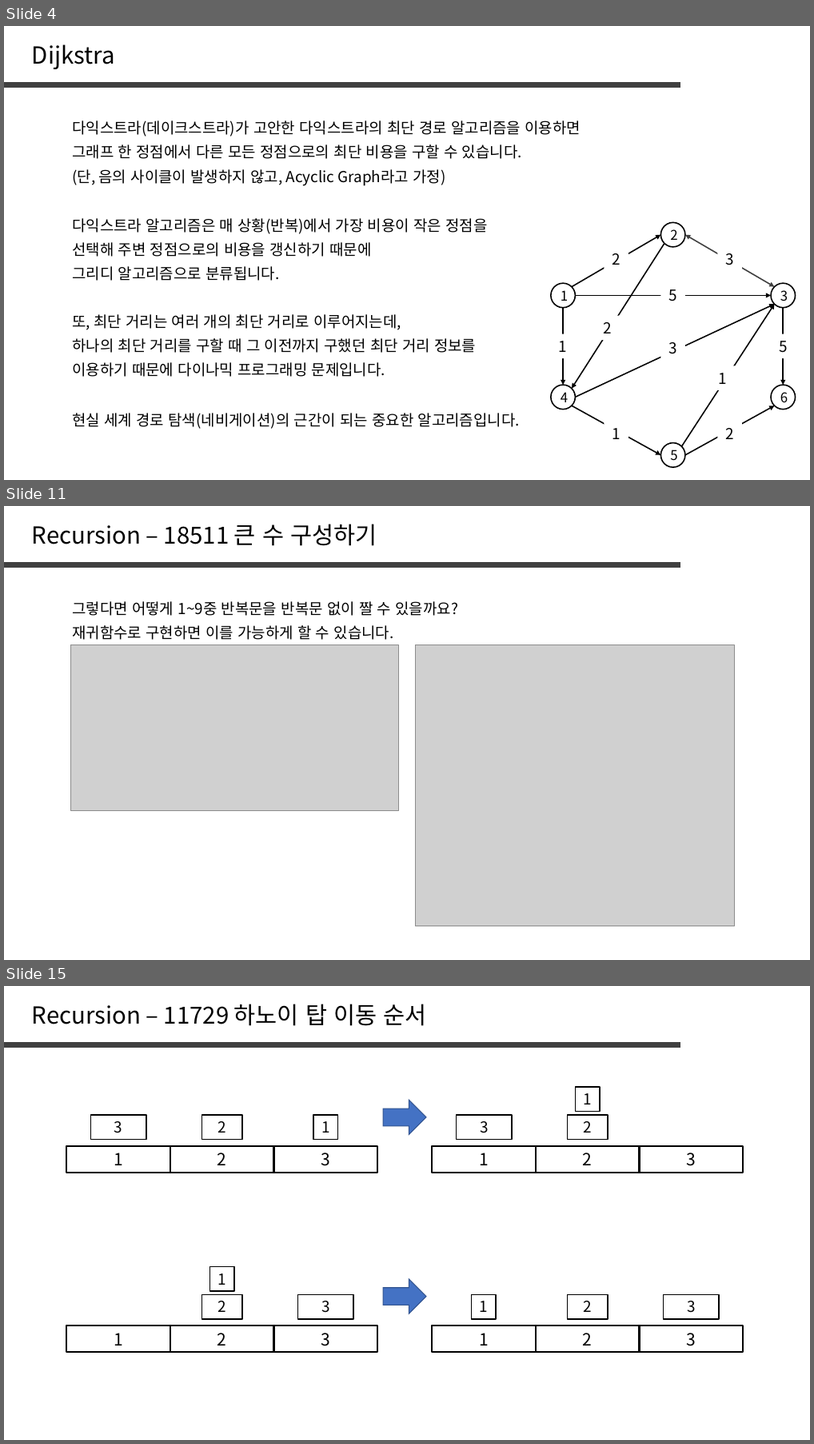
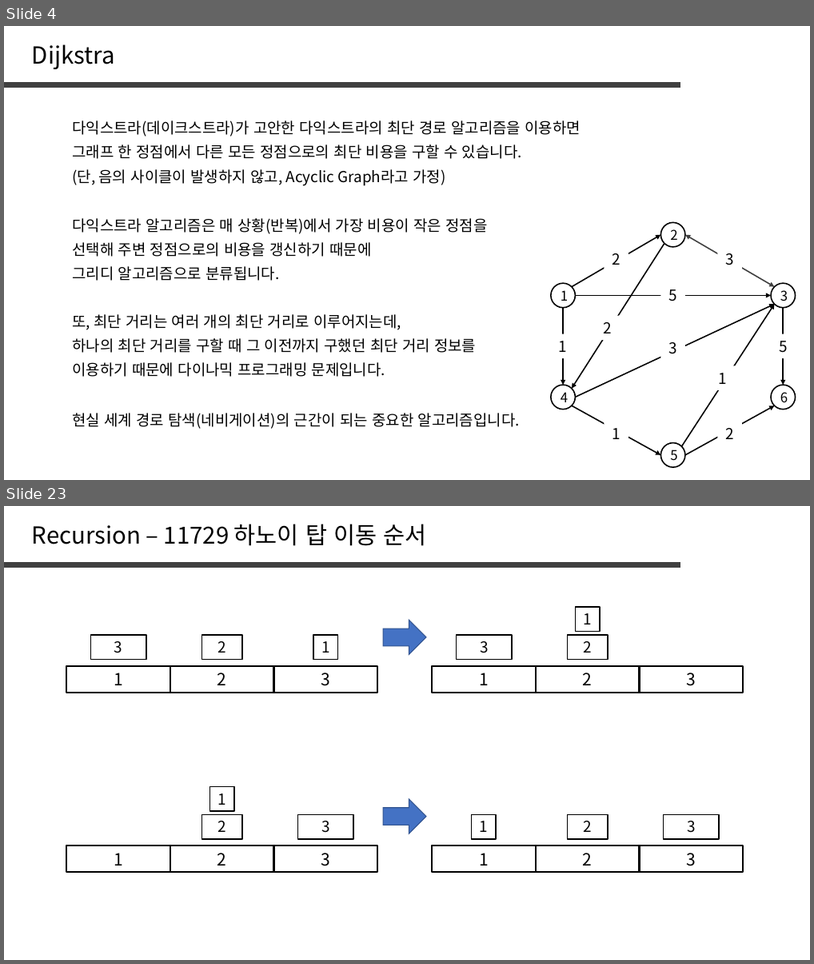
Before and after one commit to jaehoo1/PS-study, a slide deck: study/12_Dijkstra.pptx. Shown one above the other, each under a label of ours: slides 4, 11 and 15 before the commit, slides 4 and 23 after it; the slides between them are not shown. The pictures are 814x1444 and 814x964 pixels, drawn with LibreOffice and Linux fonts; fonts in the diff are those of the drawing; grey boxes stand for pictures. Boxes give left, top, right and bottom in pixels: in the first picture for what was removed or moved away, otherwise in the second. Text is boxed around its words. In the diff, an @@ line names an element or a change of style, - is before the commit and + after.

```diff
--- a/study/12_Dijkstra.pptx
+++ b/study/12_Dijkstra.pptx
@@ slide 11 removed at <box>4,506,810,960</box>, background #FFFFFF @@
@@ text removed at <box>32,524,377,546</box> @@
-Recursion – 18511 큰 수 구성하기
@@ line removed from (4, 564) to (682, 564) @@
@@ text removed at <box>72,601,458,616</box> @@
-그렇다면 어떻게 1~9중 반복문을 반복문 없이 짤 수 있을까요?
@@ text removed at <box>72,625,394,640</box> @@
-재귀함수로 구현하면 이를 가능하게 할 수 있습니다.
@@ picture removed at <box>71,645,399,810</box> @@
@@ picture removed at <box>415,645,734,926</box> @@
@@ what was slide 15 is now slide 23 @@
```
Also in this commit, not shown: 1 slide changed, 17 slides added, 8 other slides removed.
